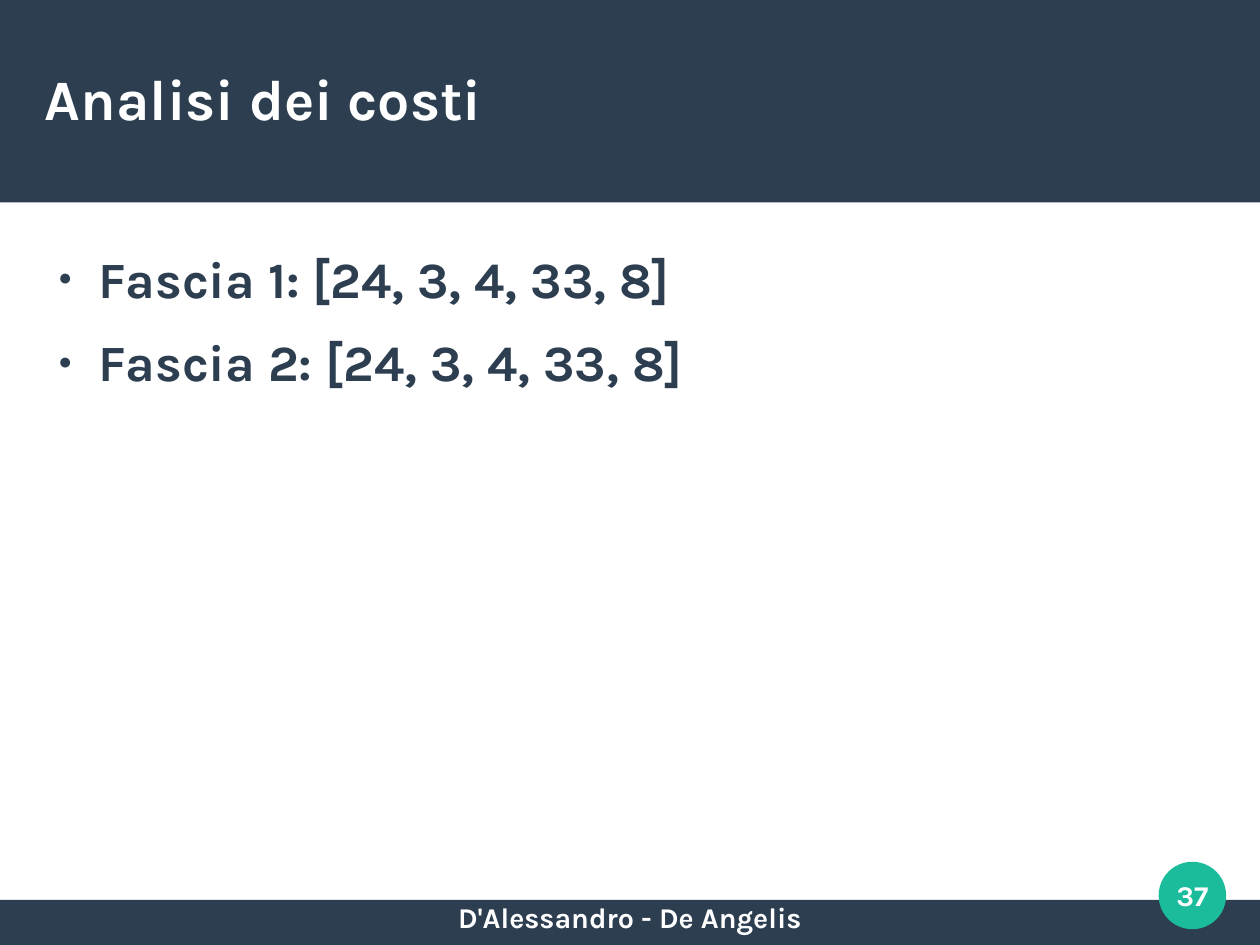
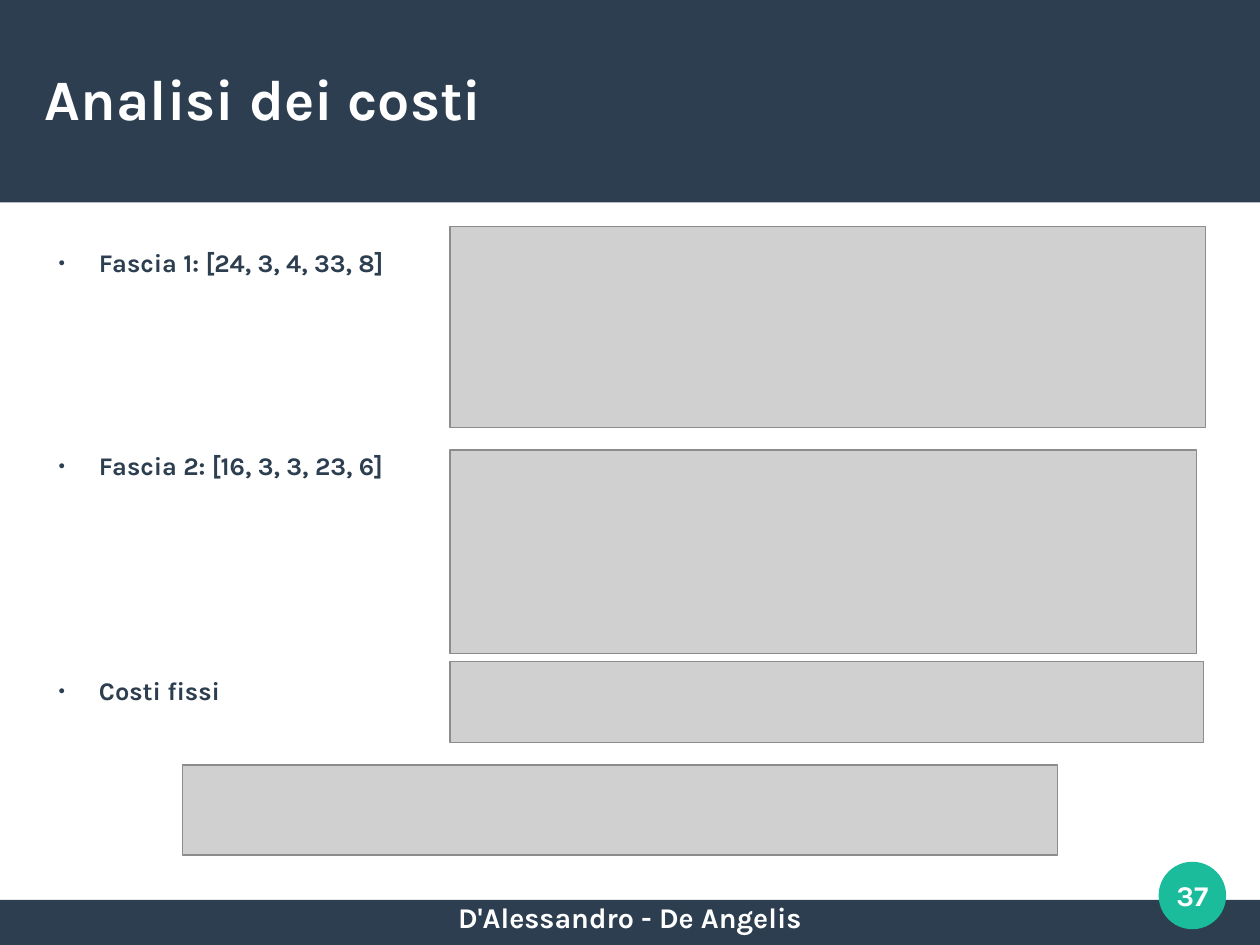
Before and after one commit to EnricoDAlessandro97UNI/DisneyWorld, a slide deck: slide 37 of presentazione.odp. Drawn at 1260x945 pixels with LibreOffice and Linux fonts; fonts in the diff are those of the drawing; grey boxes stand for pictures. Boxes give left, top, right and bottom in pixels: in the first picture for what was removed or moved away, otherwise in the second. Text is boxed around its words. In the diff, an @@ line names an element or a change of style, - is before the commit and + after.

```diff
--- a/presentazione.odp
+++ b/presentazione.odp
@@ picture added at <box>450,226,1206,428</box> @@
@@ text "Fascia 1: [24, 3, 4, ..." at <box>99,252,383,276</box>: size 32 to 16 pt @@
@@ text at <box>99,341,682,388</box>: paragraph removed @@
-● Fascia 2: [24, 3, 4, 33, 8]
@@ text added at <box>99,455,383,479</box>, 16 pt, text #2C3E50, bold @@
+● Fascia 2: [16, 3, 3, 23, 6]
@@ picture added at <box>450,450,1197,654</box> @@
@@ text added at <box>99,682,220,701</box>, 16 pt, text #2C3E50, bold @@
+● Costi fissi
@@ picture added at <box>450,662,1204,743</box> @@
@@ picture added at <box>182,765,1058,855</box> @@
```
Also in this commit, not shown: 10 other slides changed, 1 slide added, 8 other files.
